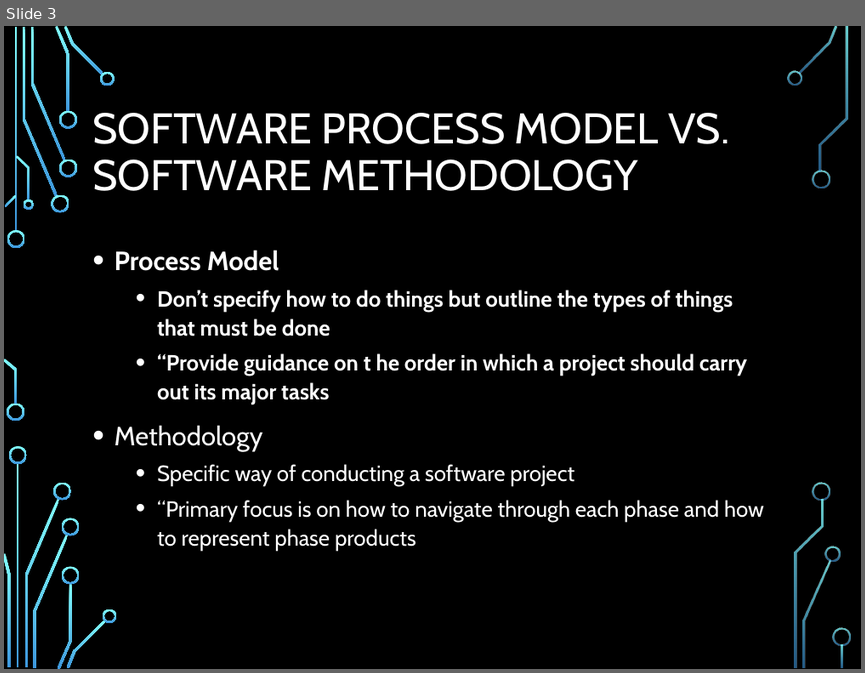
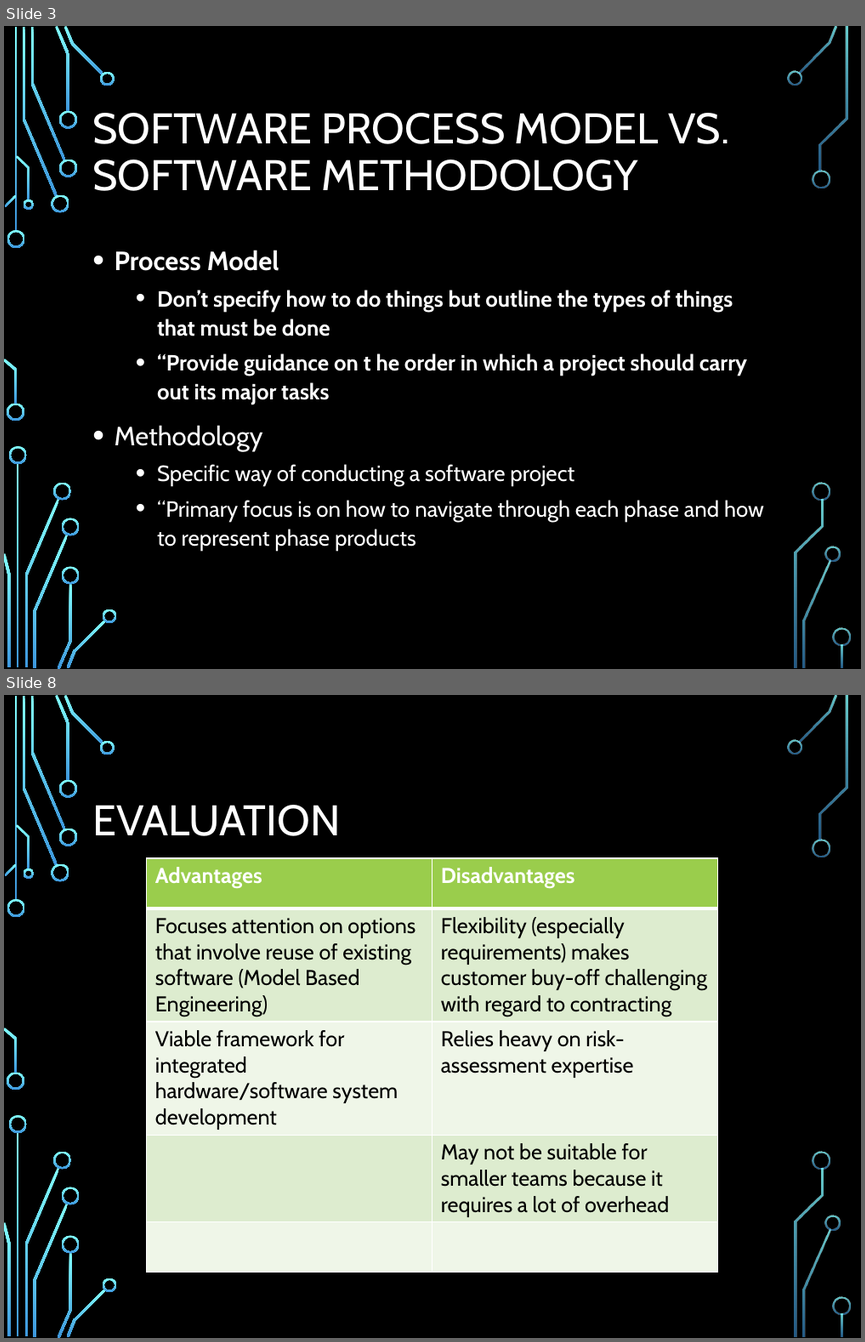
Before and after one commit to Polo08816/AdvancedWebDevelopment, a slide deck: Reading Presentation/SpiralSoftwareDevelopment.pptx. Shown one above the other, each under a label of ours: slide 3 before the commit, slides 3 and 8 after it; the slides between them are not shown. The pictures are 865x673 and 865x1342 pixels, drawn with LibreOffice and Linux fonts; fonts in the diff are those of the drawing; background and template pictures are left out. Boxes give left, top, right and bottom in pixels: in the first picture for what was removed or moved away, otherwise in the second. Text is boxed around its words. In the diff, an @@ line names an element or a change of style, - is before the commit and + after.

```diff
--- a/Reading Presentation/SpiralSoftwareDevelopment.pptx
+++ b/Reading Presentation/SpiralSoftwareDevelopment.pptx
@@ slide 8 added at [4,695,861,1338], background picture (left out); not listed: 36 template elements that a slide beside it also shows @@
@@ title added at [92,805,340,836], 36 pt, text #FFFFFF @@
+EVALUATION
@@ table added at [147,859,718,1242], 5 rows, 2 columns @@
+Advantages | Disadvantages
+Focuses attention on options that involve reuse of existing software (Model Based Engineering) | Flexibility (especially requirements) makes customer buy-off challenging with regard to contracting
+Viable framework for integrated hardware/software system development | Relies heavy on risk-assessment expertise
+ | May not be suitable for smaller teams because it requires a lot of overhead
+ | 
```
Also in this commit, not shown: 1 slide changed, 3 other slides added.
